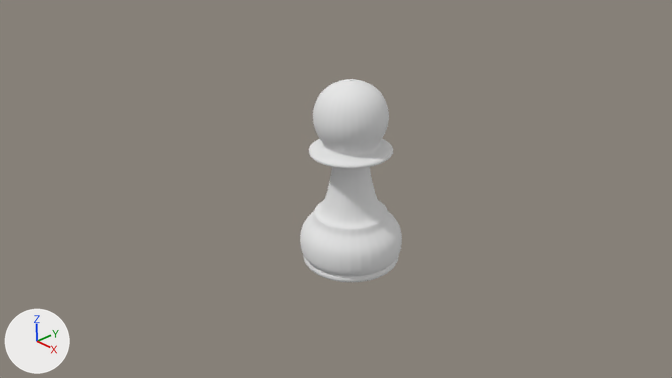
Before and after pictures for a commit that changed the Blender file Chess.blend.
The view is the same before and after, from the file's camera 'Camera'. Arrows for +X, +Y and +Z are at lower left; the lights stay in place.

The first picture shows 'NurbsCurve'.
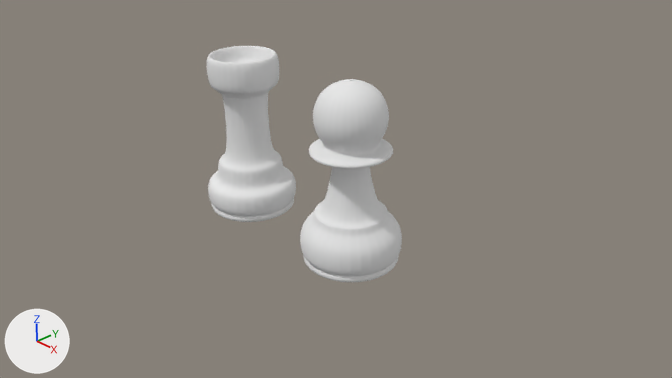
Commit message: Chess board

What differs and where, as boxes (x1, y1, x2, y2) in the pictures (672 x 378 px):
'Rook', added: after (207, 46, 296, 222)

The change, as a list of edits to the scene's bpy script:
```text
Add cu_rookcurve:
    cu_rookcurve = bpy.data.curves.new('RookCurve', 'CURVE')
    cu_rookcurve.dimensions = '2D'
    _sp = cu_rookcurve.splines.new('NURBS'); _sp.points.add(17)
    _sp.points.foreach_set('co', [-0.0137, 1.935, 0.0, 1.0, -0.35, 1.928, 0.0, 1.0, -0.363, 2.237, 0.0, 1.0, -0.473, 2.243, 0.0, 1.0, -0.473, 1.818, 0.0, 1.0, -0.381, 1.812, 0.0, 1.0, -0.369, 1.744, 0.0, 1.0, -0.283, 1.763, 0.0, 1.0, -0.286, 0.971, 0.0, 1.0, -0.361, 0.768, 0.0, 1.0, -0.451, 0.768, 0.0, 1.0, -0.444, 0.468, 0.0, 1.0, -0.624, 0.481, 0.0, 1.0, -0.625, 0.172, 0.0, 1.0, -0.557, 0.15, 0.0, 1.0, -0.617, 0.0827, 0.0, 1.0, -0.534, 0.00752, 0.0, 1.0, -0.015, 0.0, 0.0, 1.0])
    _sp.order_v = 0
    _sp.use_endpoint_u = True
    cu_rookcurve.materials.append(mat_glass)  # white #e7e7e7
    cu_rookcurve.use_path_clamp = True
    cu_rookcurve.bevel_resolution = 0
    cu_rookcurve.fill_mode = 'BOTH'
Add ob_rook:
    ob_rook = bpy.data.objects.new('Rook', cu_rookcurve)
    ob_rook.location = (-1.99, 0.02, -0.01)
    ob_rook.rotation_euler = (1.571, 0.0, 0.0)  # degrees (90, 0, 0)
    _m = ob_rook.modifiers.new('Screw', 'SCREW')
    _m.render_steps = 32
    _m.axis = 'Y'
    _m.merge_threshold = 0.0
    _m.use_smooth_shade = False
```
